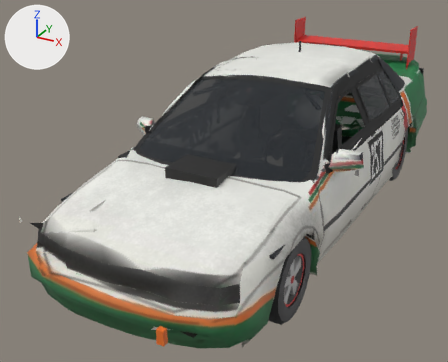
One commit to the glTF model public/cars/field/models/257.glb: the scene before it, then after it.
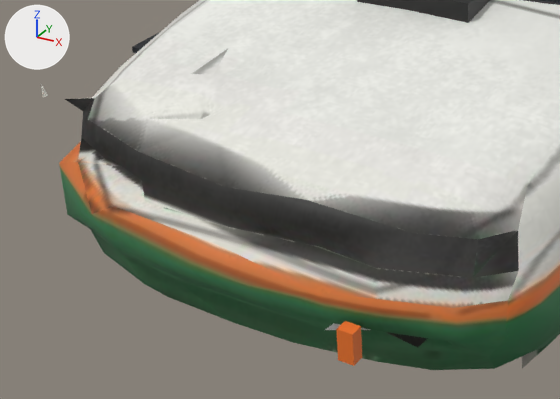
The first picture shows the older version from a 50 mm lens placed at (2.11, -4.67, 2.57), pointed at (-0.3, -0.28, 0.38). The close-ups show the older and then the newer version on the part from 0% to 58% of the width and 49% to 100% of the height of that picture. Only the edits that show in the close-ups are written down. The axes (+X, +Y, +Z) are drawn at upper left. The lights are the same throughout. Vertices at exactly the same position are counted once.

The older version as bpy lines, for what is in view:
```python
me_body_mesh = bpy.data.meshes.new('body_mesh')
me_body_mesh.from_pydata(...)  # 6914 vertices, 8833 faces; spans x -1.0..1.02, y -2.34..2.47, z 0.11..1.48
# faces by material slot: [8483, 350]
me_body_mesh.materials.append(mat_car257_livery)  # picture img_livery
me_body_mesh.materials.append(mat_car257_glass)  # black #1c2228
ob_body = bpy.data.objects.new('body', me_body_mesh)
ob_body.location = (0.0, 0.0, 0.0)
```
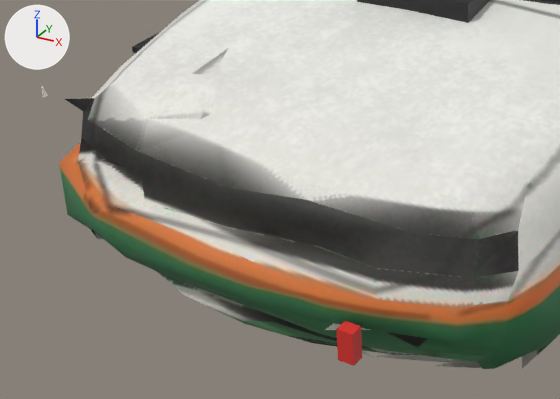
The change, as a list of edits to the scene's bpy script:
```text
Change me_body_mesh:
    used by ob_body; location = (0.0, 0.0, 0.0)
    remove me_body_mesh.from_pydata(...)  # 6914 vertices, 8833 faces; spans x -1.0..1.02, y -2.34..2.47, z 0.11..1.48
    add me_body_mesh.from_pydata(...)  # 7600 vertices, 9590 faces; spans x -1.0..1.02, y -2.34..2.47, z 0.11..1.48
    me_body_mesh part 1: a new loose piece of 67 vertices spanning x -0.7..0.7, y -2.25..-1.81, z 0.15..0.26, in mat_car257_livery (picture img_livery)
    me_body_mesh part 2: 9 vertices removed from x -0.62..0.58, y -2.25..-2.08, z 0.15..0.23; 86 vertices added at x -0.72..0.7, y -2.23..-1.85, z 0.15..0.35
    me_body_mesh part 3: 2669 kept faces spanning x -1.0..1.02, y -2.34..2.46, z 0.11..1.48 get new texture (UV) coordinates
    other edits to the shape of me_body_mesh do not show in these pictures
```

What differs and where, as boxes [x1, y1, x2, y2] in the close-ups (560 x 399 px):
'body', reshaped: before [41, 0, 560, 370]; after [41, 0, 560, 369]
part 1 of me_body_mesh, added: after [156, 271, 416, 355]
part 2 of me_body_mesh, cut back: before [90, 229, 495, 370]; after [90, 229, 495, 369]
part 3 of me_body_mesh, surface changed: before [334, 321, 364, 366]; after [334, 321, 482, 368]
